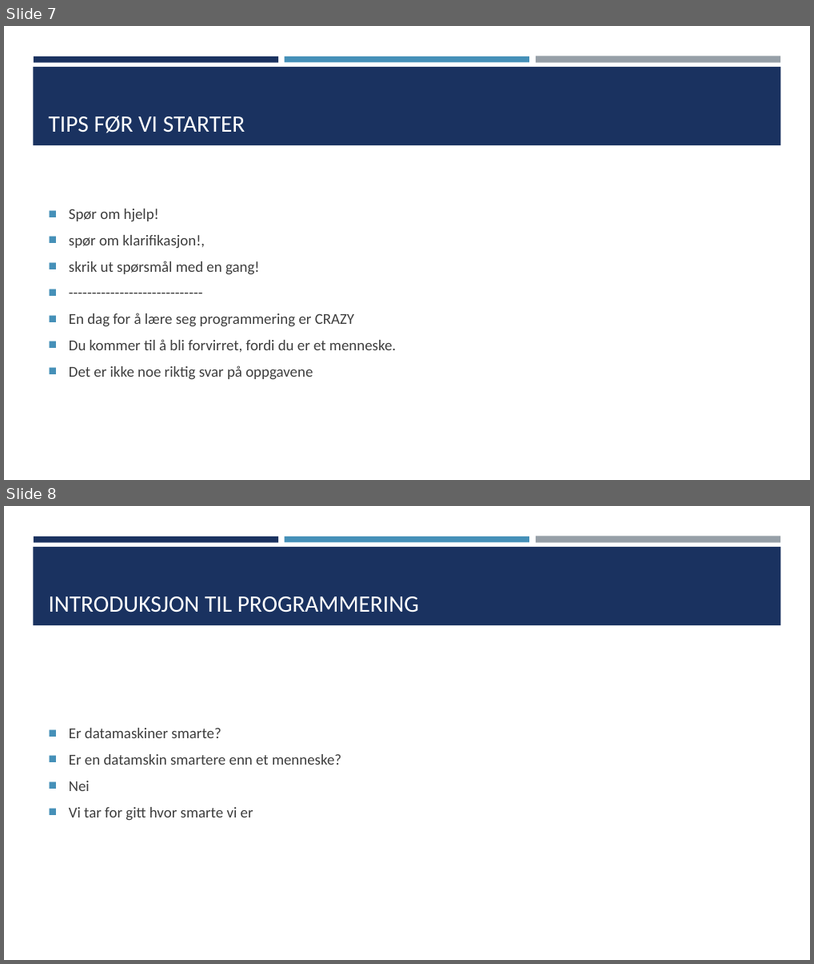
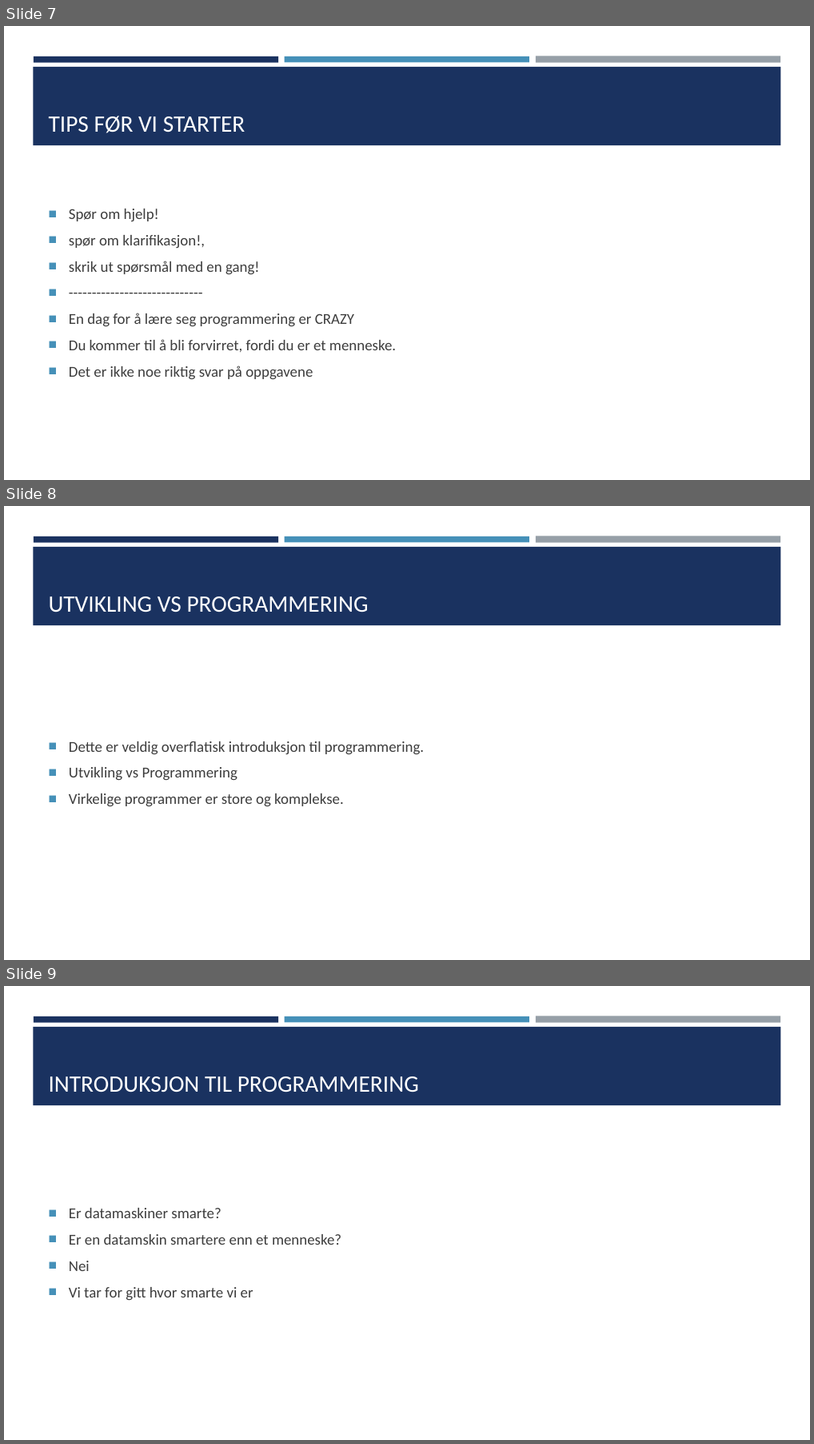
Before and after one commit to TheCodeAddiction/Learn-Python-Workshop, a slide deck: koding workshop powerpoint.pptx. Shown one above the other, each under a label of ours: slides 7 and 8 before the commit, slides 7, 8 and 9 after it. The pictures are 814x964 and 814x1444 pixels, drawn with LibreOffice and Linux fonts; fonts in the diff are those of the drawing. Boxes give left, top, right and bottom in pixels: in the first picture for what was removed or moved away, otherwise in the second. Text is boxed around its words. In the diff, an @@ line names an element or a change of style, - is before the commit and + after.

```diff
--- a/koding workshop powerpoint.pptx
+++ b/koding workshop powerpoint.pptx
@@ slide 8 added at box(4, 506, 810, 960), background #FFFFFF; not listed: 4 template elements that a slide beside it also shows @@
@@ title added at box(49, 596, 369, 612), 28 pt, text #FFFFFF @@
+UTVIKLING VS PROGRAMMERING
@@ text added at box(69, 741, 424, 807), 18 pt, text #3D3D3D @@
+■ Dette er veldig overflatisk introduksjon til programmering.
+■ Utvikling vs Programmering
+■ Virkelige programmer er store og komplekse.
@@ what was slide 8 is now slide 9 @@
```
Also in this commit, not shown: 3 slides changed, 1 other file.
